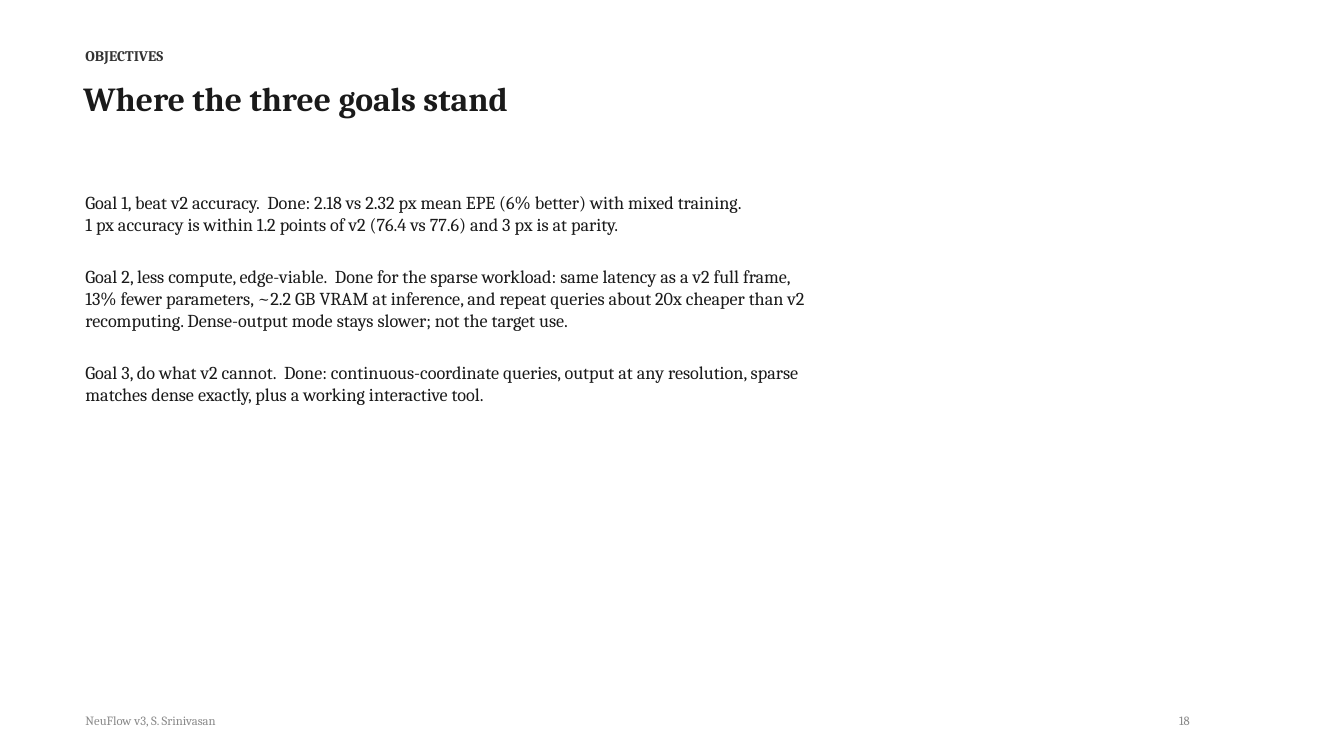
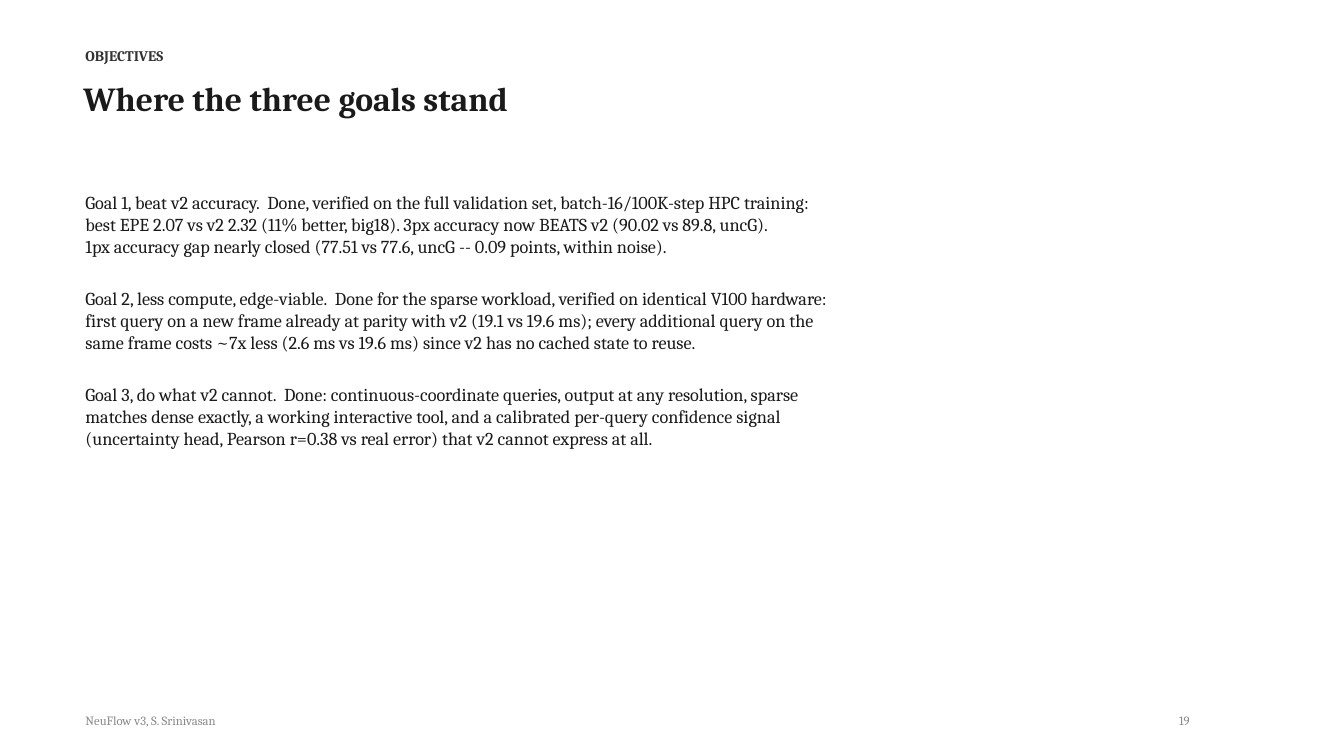
Before and after one commit to shrirag10/Neuflowv3, a slide deck: slide 19 of docs/NeuFlow_v3_status.pptx (slide 18 before the commit). Drawn at 1344x756 pixels with LibreOffice and Linux fonts; fonts in the diff are those of the drawing. Boxes give left, top, right and bottom in pixels: in the first picture for what was removed or moved away, otherwise in the second. Text is boxed around its words. In the diff, an @@ line names an element or a change of style, - is before the commit and + after.

Commit message:
Deck: replace stale pre-bugfix acceleration slide with verified same-hardware sparse speed; add HPC checkpoint image comparison grid; update objectives with real numbers

```diff
--- a/docs/NeuFlow_v3_status.pptx
+++ b/docs/NeuFlow_v3_status.pptx
@@ text at (85,196,827,352): text changed @@
-Goal 1, beat v2 accuracy. Done: 2.18 vs 2.32 px mean EPE (6% better) with mixed training.
-1 px accuracy is within 1.2 points of v2 (76.4 vs 77.6) and 3 px is at parity.
-Goal 2, less compute, edge-viable. Done for the sparse workload: same latency as a v2 full frame,
-13% fewer parameters, ~2.2 GB VRAM at inference, and repeat queries about 20x cheaper than v2
-recomputing. Dense-output mode stays slower; not the target use.
+Goal 1, beat v2 accuracy. Done, verified on the full validation set, batch-16/100K-step HPC training:
+best EPE 2.07 vs v2 2.32 (11% better, big18). 3px accuracy now BEATS v2 (90.02 vs 89.8, uncG).
+1px accuracy gap nearly closed (77.51 vs 77.6, uncG -- 0.09 points, within noise).
+Goal 2, less compute, edge-viable. Done for the sparse workload, verified on identical V100 hardware:
+first query on a new frame already at parity with v2 (19.1 vs 19.6 ms); every additional query on the
+same frame costs ~7x less (2.6 ms vs 19.6 ms) since v2 has no cached state to reuse.
@@ text at (85,410,780,449): text changed @@
-matches dense exactly, plus a working interactive tool.
+matches dense exactly, a working interactive tool, and a calibrated per-query confidence signal
+(uncertainty head, Pearson r=0.38 vs real error) that v2 cannot express at all.
@@ text at (1179,716,1190,725): text changed @@
-18
+19
```
Also in this commit, not shown: 5 other slides changed, 2 slides added, 1 slide removed, 2 other files.
